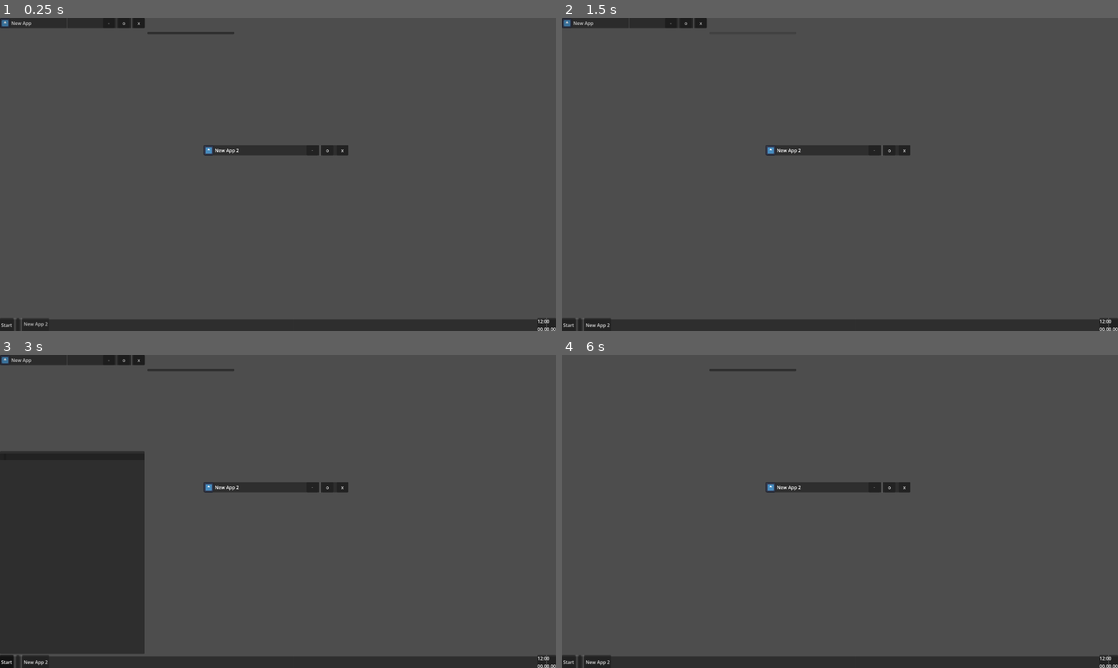
Above: before the commit, frames 1-4 (two rows, left to right).
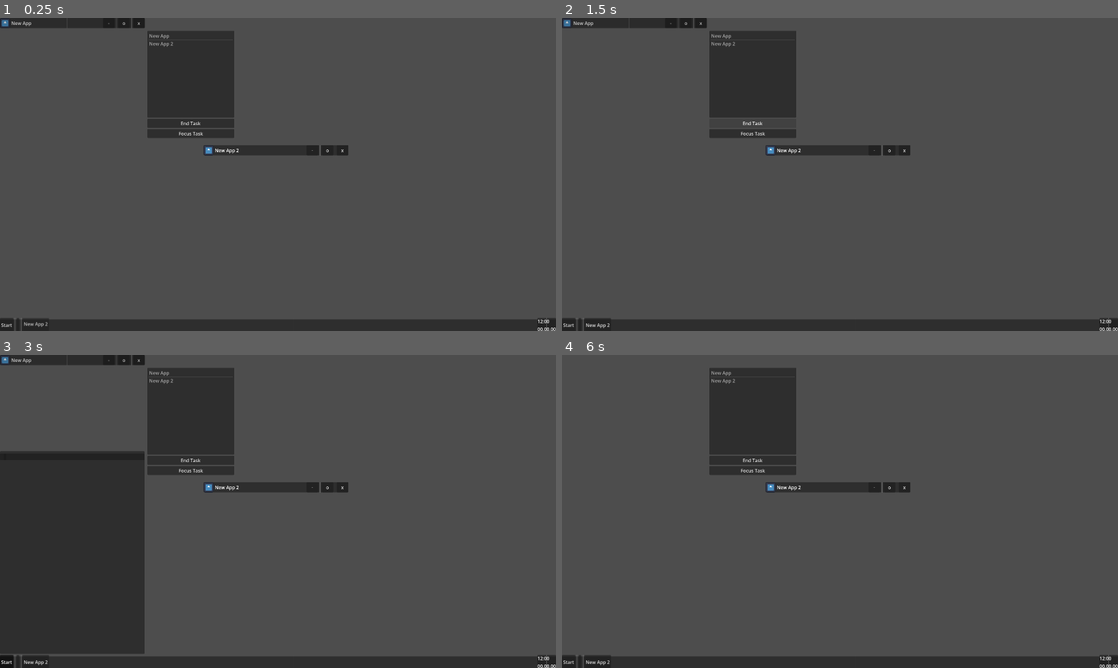
Above: after the commit, the same moments.

Repository: ESphagnum/GodotOS
Game: Godot game, scene res://scenes/BootScreen.tscn
Two runs of this game, one before a commit and one after it. Both use one fixed random seed, a clock stepped at 60 frames per second and the inputs below. The engine's default icon, where the game draws it, is replaced by a stand-in: a white triangle on a blue panel in a dark square.
Inputs (mouse positions are in pixels of both pictures, inside the frame that each line leads up to; where the layout moved, square brackets give the same spot in the first picture):
- Up to frame 1 (0.25 s): no input
- Up to frame 2 (1.5 s): click (578, 324) at 0.5 s; click (751, 124) [751, 33] at 1.25 s
- Up to frame 3 (3 s): click (189, 470) at 2 s, where only the run after the commit has a clickable "Focus Task"; click "Start" at 2.75 s
- Up to frame 4 (6 s): click "Start" at 3.5 s; click "New App 2" at 4.25 s; click "New App 2" at 5 s; click "-" at 5.75 s

The runs differ from the first frame. In frame 1, 4.9% of the frame differs, in the area x 26-43%, y 4-39%; in frame 2, 4.6%; in frame 3, 4.9%; in frame 4, 4.9%.

Commit message:
fix TaskManager

Diff:
--- a/apps/core/TaskManager/TaskManager.tscn
+++ b/apps/core/TaskManager/TaskManager.tscn
@@ -1,19 +1,12 @@
 [gd_scene format=3 uid="uid://djd3axpm4tqgd"]
 
 [ext_resource type="Script" uid="uid://dktxrj2nmhaul" path="res://apps/core/TaskManager/task_manager.gd" id="1_n2j5h"]
-[ext_resource type="Script" uid="uid://4jsqd024pcql" path="res://core/AppConfig.gd" id="2_tc5as"]
-
-[sub_resource type="Resource" id="Resource_h7511"]
-script = ExtResource("2_tc5as")
-app_name = "Task Manager"
-metadata/_custom_type_script = "uid://4jsqd024pcql"
 
 [node name="TaskManager" type="Control" unique_id=1685398599]
 custom_minimum_size = Vector2(300, 400)
 layout_mode = 3
 anchors_preset = 0
 script = ExtResource("1_n2j5h")
-app_config = SubResource("Resource_h7511")
 metadata/_custom_type_script = "uid://bhlpshgjlec4l"
 
 [node name="VBoxContainer" type="VBoxContainer" parent="." unique_id=741206560]
@@ -25,7 +18,17 @@
 grow_vertical = 2
 
 [node name="ProcessList" type="ItemList" parent="VBoxContainer" unique_id=1124550751]
+custom_minimum_size = Vector2(0, 300)
 layout_mode = 2
+same_column_width = true
 
 [node name="EndTaskButton" type="Button" parent="VBoxContainer" unique_id=1134577528]
 layout_mode = 2
+text = "End Task"
+
+[node name="FocusButton" type="Button" parent="VBoxContainer" unique_id=28483410]
+layout_mode = 2
+text = "Focus Task"
+
+[connection signal="pressed" from="VBoxContainer/EndTaskButton" to="." method="_on_end_task_button_pressed"]
+[connection signal="pressed" from="VBoxContainer/FocusButton" to="." method="_on_focus_button_pressed"]
--- a/apps/core/TaskManager/TaskManagerConfig.tres
+++ b/apps/core/TaskManager/TaskManagerConfig.tres
@@ -3,6 +3,8 @@
 [ext_resource type="Script" uid="uid://4jsqd024pcql" path="res://core/AppConfig.gd" id="1_4k41m"]
 
 [resource]
+resource_local_to_scene = true
 script = ExtResource("1_4k41m")
 app_name = "Task Manager"
+scene_path = "uid://djd3axpm4tqgd"
 metadata/_custom_type_script = "uid://4jsqd024pcql"
